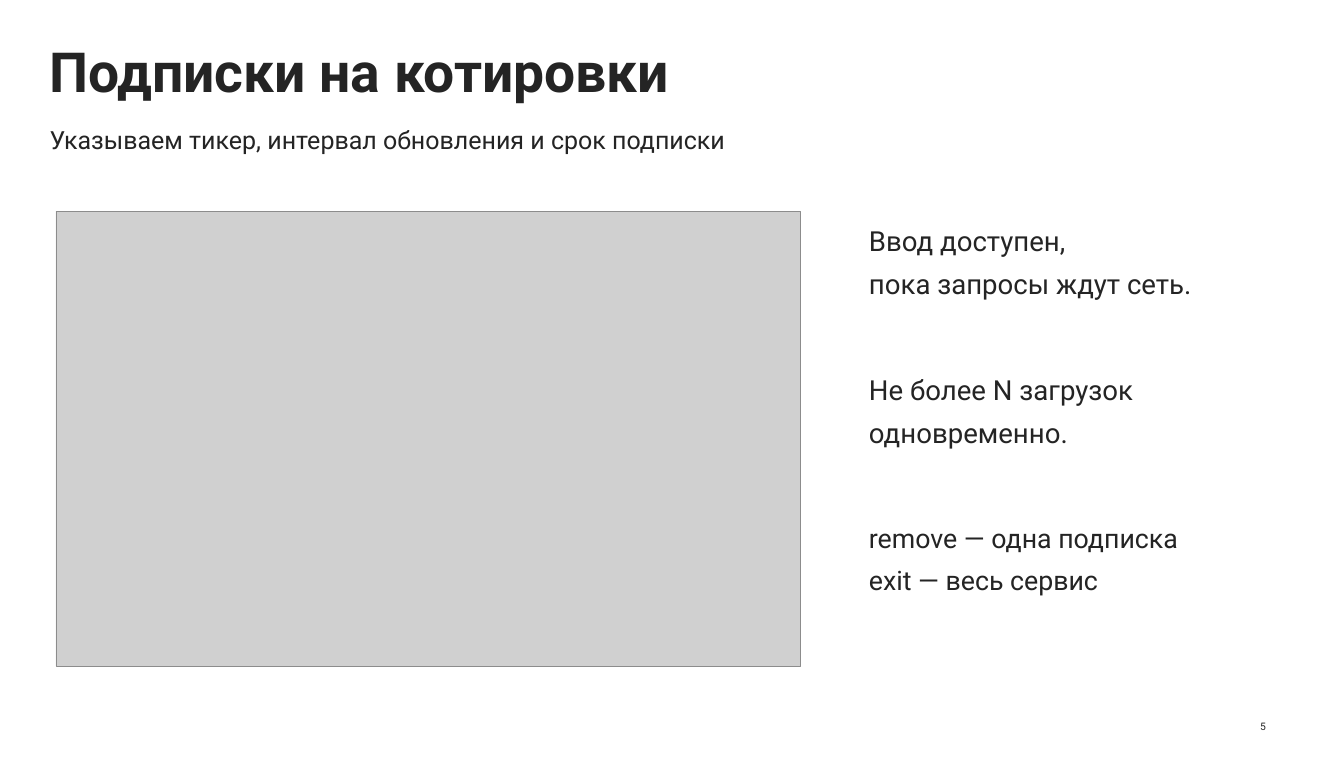
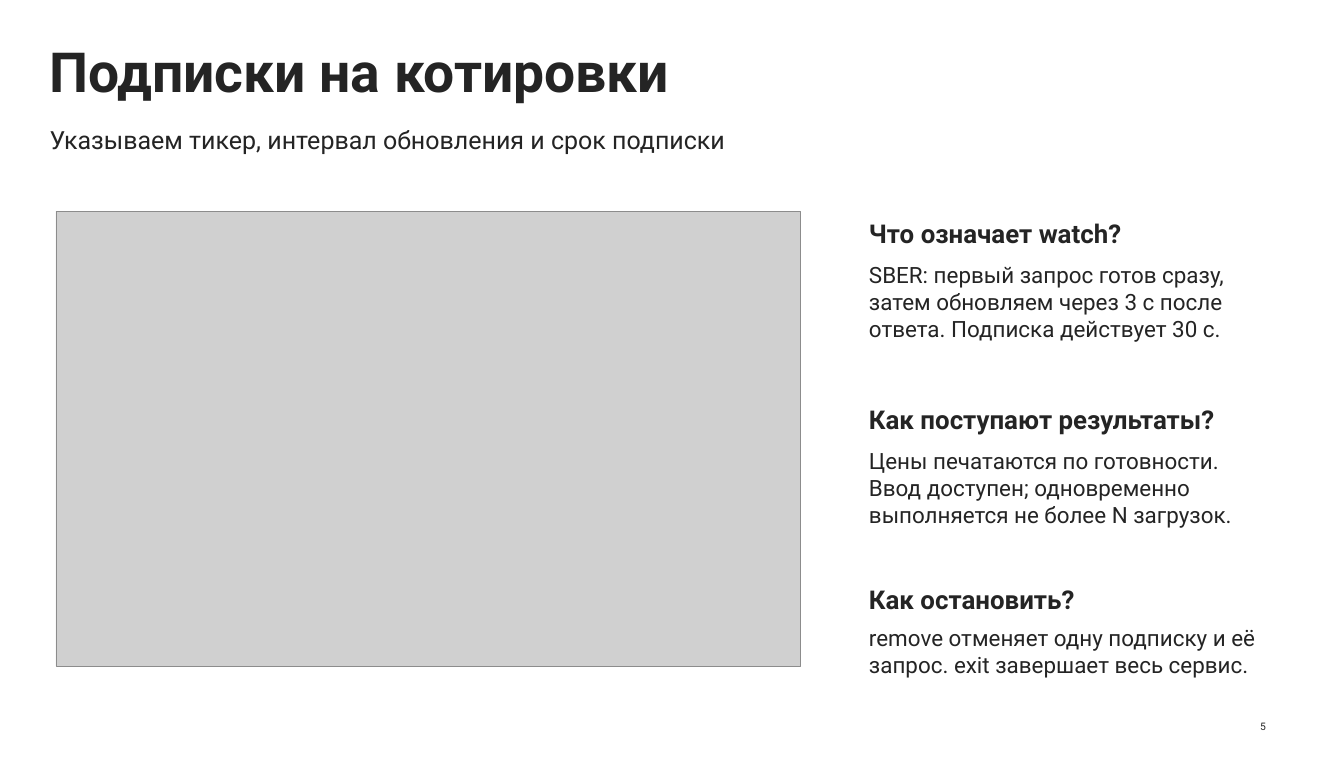
Before and after one commit to LilZaChill/market-pulse-ustinov, a slide deck: slide 5 of advanced/docs/seminar10/Семинар 10.pptx. Drawn at 1344x758 pixels with LibreOffice and Linux fonts; fonts in the diff are those of the drawing; grey boxes stand for pictures. Boxes give left, top, right and bottom in pixels: in the first picture for what was removed or moved away, otherwise in the second. Text is boxed around its words. In the diff, an @@ line names an element or a change of style, - is before the commit and + after.

```diff
--- a/advanced/docs/seminar10/Семинар 10.pptx
+++ b/advanced/docs/seminar10/Семинар 10.pptx
@@ text at (869,223,1121,244): text changed; size 32 to 30 pt; bold on @@
-Ввод доступен,
-пока запросы ждут сеть.
+Что означает watch?
@@ text added at (869,267,1224,342), 26 pt, text #242424 @@
+SBER: первый запрос готов сразу, затем обновляем через 3 с после ответа. Подписка действует 30 с.
@@ text added at (869,410,1215,435), 30 pt, text #242424, bold @@
+Как поступают результаты?
@@ text at (869,453,1231,528): text changed; size 32 to 26 pt @@
-Не более N загрузок
-одновременно.
+Цены печатаются по готовности. Ввод доступен; одновременно выполняется не более N загрузок.
@@ text added at (869,590,1074,610), 30 pt, text #242424, bold @@
+Как остановить?
@@ text at (869,630,1255,678): text changed; size 31 to 26 pt @@
-remove — одна подписка
-exit — весь сервис
+remove отменяет одну подписку и её запрос. exit завершает весь сервис.
```
Also in this commit, not shown: 1 other slide changed, 1 slide added, 1 slide removed, 1 other file.
